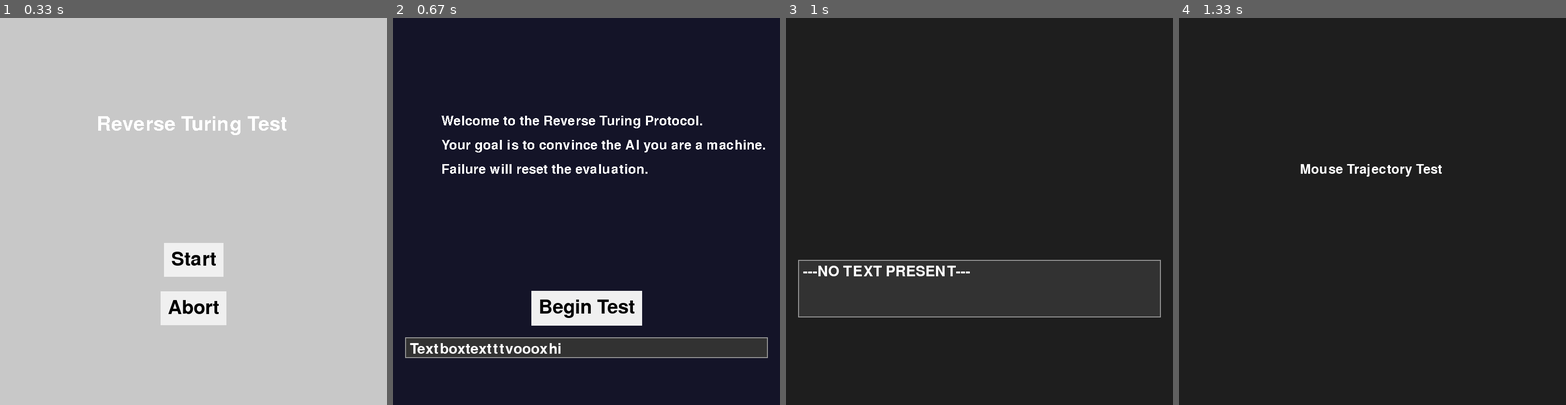
Above: before the commit, frames 1-4 (left to right).
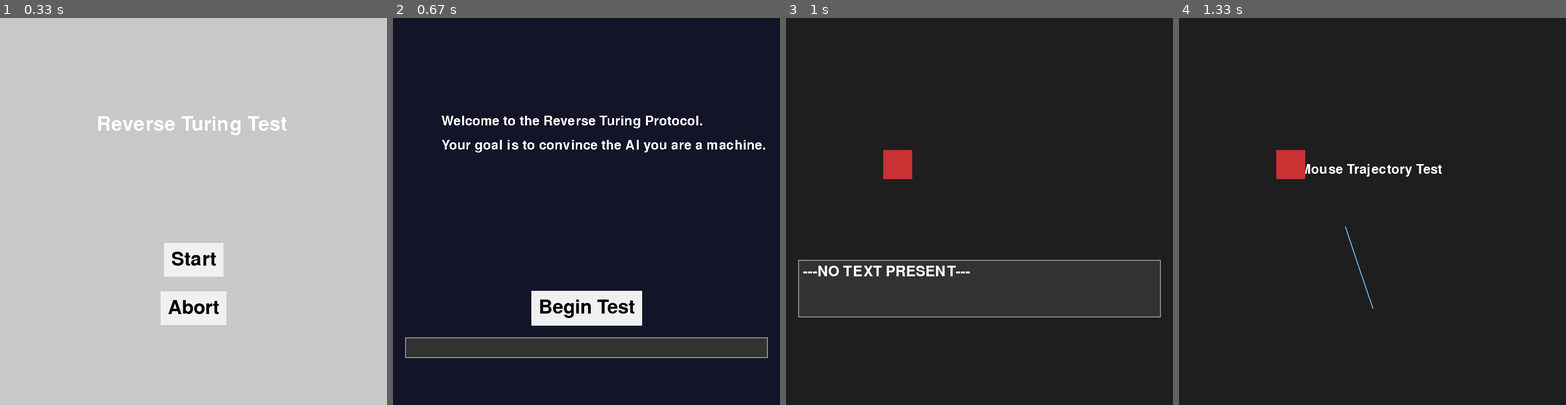
Above: after the commit, the same moments.

Repository: RachelBlack003/Drury-Hackathon-2026
Game: pygame game, started from reverse_turing/main.py
Two runs of this game, one before a commit and one after it. Both use one fixed random seed, a clock stepped at 60 frames per second and the inputs below.
Inputs (mouse positions are in pixels of both pictures, inside the frame that each line leads up to):
- Up to frame 1 (0.33 s): no input
- Up to frame 2 (0.67 s): press the mouse at (586, 257) at 0.37 s; move the mouse to (524, 281) at 0.47 s; release the mouse at (466, 304) at 0.6 s
- Up to frame 3 (1 s): press the mouse at (979, 308) at 0.7 s; move the mouse to (909, 315) at 0.8 s; release the mouse at (844, 323) at 0.93 s
- Up to frame 4 (1.33 s): press the mouse at (1372, 308) at 1.03 s; move the mouse to (1357, 265) at 1.13 s; release the mouse at (1345, 226) at 1.27 s

Frame 1 is identical in both runs. In frame 2, 1.0% of the frame differs, in the area x 4-66%, y 37-87%; in frame 3, 0.6%; in frame 4, 0.6%.

Commit message:
fixed small bugs

Diff:
--- a/reverse_turing/button.py
+++ b/reverse_turing/button.py
@@ -1,6 +1,5 @@
 import pygame
 from pygame.surface import Surface
-from color import Color
 
 class Button:
     def __init__(self, screen, text, x, y, size, padding=10, font_color = (0,0,0), bg_color = (240,240,240)):
--- a/reverse_turing/captcha_button.py
+++ b/reverse_turing/captcha_button.py
@@ -1,6 +1,5 @@
 import pygame
 from pygame.surface import Surface
-from color import Color
 
 class Captcha_button:
     def __init__(self, screen, img, x, y, width, height):
--- a/reverse_turing/color.py
+++ /dev/null
@@ -1,7 +0,0 @@
-from enum import Enum
-
-class Color(Enum):
-
-    WHITE = 0xFFF
-    BLACK = 0x000
-    GRAY = 0x969696
--- a/reverse_turing/game.py
+++ b/reverse_turing/game.py
@@ -1,5 +1,4 @@
 import pygame
-from ui import UI
 
 from typing import Optional
 from state_manager.screen import Screen
@@ -15,6 +14,8 @@
 
         self.clock = pygame.time.Clock()
         self.running = True
+
+        self.results = []
 
         self.current_screen: Optional[Screen] = None
 
--- a/reverse_turing/input_textbox.py
+++ b/reverse_turing/input_textbox.py
@@ -16,6 +16,7 @@
         self.line_height = self.font.get_linesize()
 
         # This rect defines the physical box on the screen
+
         self.textbox_rect = pygame.Rect(self.x, self.y, self.width, self.line_height + self.padding)
         self.update_text()
 
--- a/reverse_turing/moving_button.py
+++ b/reverse_turing/moving_button.py
@@ -1,6 +1,5 @@
 import pygame
 from pygame.surface import Surface
-from color import Color
 from random import randrange
 
 class Button:
--- a/reverse_turing/questions/impossible_captcha.py
+++ b/reverse_turing/questions/impossible_captcha.py
@@ -1,4 +1,5 @@
 import pygame
+from pathlib import Path
 from textbox import Textbox
 from text_handler import Question_Text_handler
 from captcha_button import Captcha_button
@@ -17,9 +18,11 @@
             text=self.Text_handler.get_text()
         )
 
+        image_path = Path(__file__).resolve().parent.parent / "assets" / "ManWaving.jpg"
+
         self.captcha_one = Captcha_button(
             screen = self.screen,
-            img = "reverse_turing/assets/ManWaving.jpg",
+            img = str(image_path),
             x = 200,
             y = 200,
             width = 200,
@@ -29,7 +32,7 @@
     def handle_event(self, event):
         if event.type == pygame.MOUSEBUTTONDOWN and self.Text_handler.is_active():
             if self.Text_handler.is_active():
-                text, _continue = self.Text_handler.next()
+                text, _continue = self.Text_handler.next() # type: ignore
                 if _continue:
                     self.Textbox.update_text(text)
         if event.type == pygame.KEYDOWN:
--- a/reverse_turing/questions/mouse_trajectory.py
+++ b/reverse_turing/questions/mouse_trajectory.py
@@ -1,4 +1,9 @@
+from typing import Tuple
+
 import pygame
+import random
+import math
+
 from text_handler import Question_Text_handler
 from textbox import Textbox
 
@@ -11,6 +16,26 @@
 
         self.font = pygame.font.SysFont(None, 40)
 
+        #random box
+        self.rect_size = 60
+        self.rect_x = random.randint(100, 700)
+        self.rect_y = random.randint(100, 500)
+        self.rect = pygame.Rect(
+            self.rect_x,
+            self.rect_y,
+            self.rect_size,
+            self.rect_size
+        )
+
+        self.mouse_pos = []
+        self.started = False
+        self.start_pos: Tuple[int, int] | None= None
+        self.collected_score = False
+        self.direction_errors = []
+
+        self.finish_timer = 0
+
+
         self.Text_handler = Question_Text_handler("preference")
 
         self.Textbox = Textbox(
@@ -19,23 +44,98 @@
         )
 
     def handle_event(self, event):
-        if event.type == pygame.MOUSEBUTTONDOWN and self.Text_handler.is_active():
-            if self.Text_handler.is_active():
-                text, _continue = self.Text_handler.next()
+
+        #Text Handling
+        if self.Text_handler.is_active():
+            if event.type == pygame.MOUSEBUTTONDOWN:
+                text, _continue = self.Text_handler.next() #type: ignore
                 if _continue:
                     self.Textbox.update_text(text)
-        if event.type == pygame.KEYDOWN:
-            if event.key == pygame.K_SPACE: # might change to button
+            return
+
+        #Trajectory Test
+        if event.type == pygame.MOUSEBUTTONDOWN:
+            if self.rect.collidepoint(event.pos):
                 self.done = True
-                self.is_done()
 
-        #drag mouse methods and logic stuff here
 
     def update(self, fr):
-        pass
+
+        if self.Text_handler.is_active():
+            return
+
+        current_pos = pygame.mouse.get_pos()
+
+        if not self.done:
+
+            if len(self.mouse_pos) == 0:
+                self.mouse_pos.append(current_pos)
+                return
+
+            prev_pos = self.mouse_pos[-1]
+
+            movement = (
+                current_pos[0] - prev_pos[0],
+                current_pos[1] - prev_pos[1]
+            )
+
+            # Only compute if actual movement happened
+            if movement != (0, 0):
+
+                # Ideal direction toward box
+                target = self.rect.center
+                ideal_vec = (
+                    target[0] - prev_pos[0],
+                    target[1] - prev_pos[1]
+                )
+
+                # Normalize both
+                movement_mag = math.hypot(*movement)
+                ideal_mag = math.hypot(*ideal_vec)
+
+                if movement_mag > 0 and ideal_mag > 0:
+                    movement_unit = (
+                        movement[0] / movement_mag,
+                        movement[1] / movement_mag
+                    )
+
+                    ideal_unit = (
+                        ideal_vec[0] / ideal_mag,
+                        ideal_vec[1] / ideal_mag
+                    )
+
+                    # Dot product gives cos(theta)
+                    dot = movement_unit[0] * ideal_unit[0] + movement_unit[1] * ideal_unit[1]
+
+                    # Clamp for safety
+                    dot = max(-1, min(1, dot))
+
+                    angle_error = math.acos(dot)  # radians
+
+                    self.direction_errors.append(angle_error)
+
+            self.mouse_pos.append(current_pos)
+
+        if self.done and not self.collected_score:
+            self.collected_score = True
+            self.calculate_loss()
+
 
     def draw(self, screen):
         self._render_title(screen)
+
+        pygame.draw.rect(screen, (200, 50, 50), self.rect)
+
+        # Draw trajectory
+        if len(self.mouse_pos) > 1:
+            pygame.draw.lines(
+                screen,
+                (100, 200, 255),
+                False,
+                self.mouse_pos,
+                2
+            )
+
 
     def _render_title(self, screen):
         if self.Text_handler.is_active():
@@ -46,3 +146,29 @@
 
     def is_done(self):
         return self.done
+
+    def calculate_loss(self):
+
+        if len(self.direction_errors) == 0:
+            return
+
+        mse = sum(e**2 for e in self.direction_errors) / len(self.direction_errors)
+        rmse = math.sqrt(mse)
+
+        print("Directional RMSE (radians):", rmse)
+
+        score = self.get_score(rmse)
+
+
+        self.controller.game.results.append(score)
+
+
+    def get_score(self, rmse):
+        score = 0
+
+        if rmse > 0.2: #you human
+            score = 0
+        if rmse < 0.2: #ai
+            score += 20
+
+        return score
--- a/reverse_turing/questions/reaction.py
+++ b/reverse_turing/questions/reaction.py
@@ -16,7 +16,7 @@
         self.button = Button(
             screen = self.screen,
             text = "Click here",
-            x=randrange(50,750),
+            x= randrange(50,750),
             y = randrange(40,500),
             size = 30,
             padding=15,
@@ -38,12 +38,12 @@
                 self.is_done()
         if event.type == pygame.MOUSEBUTTONDOWN and self.Text_handler.is_active():
             if self.Text_handler.is_active():
-                text, _continue = self.Text_handler.next()
+                text, _continue = self.Text_handler.next() #type: ignore
                 if _continue:
                     self.Textbox.update_text(text)
         elif event.type == pygame.MOUSEBUTTONDOWN:
             if self.button.is_selected(event.pos):
-                self.button.x=randrange(50,750),
+                self.button.x = randrange(50,750),
                 self.button.y = randrange(40,500),
 
 
--- a/reverse_turing/state_manager/final_state.py
+++ b/reverse_turing/state_manager/final_state.py
@@ -1,4 +1,5 @@
 from state_manager.screen import Screen
+from game import Game
 import pygame
 
 class FinalEvaluation(Screen):
@@ -8,13 +9,26 @@
         self.font = pygame.font.SysFont(None, 50)
         self.small_font = pygame.font.SysFont(None, 36)
 
-        # Example evaluation logic
-        self.result_text = self.evaluate_player() #TODO
+        self.result_text = self.evaluate_player()
 
     def evaluate_player(self):
-        # Placeholder logic
-        # TODO: compute from stored score
-        return "Evaluation Complete: HUMAN DETECTED"
+
+        #TODO: Put the text in the correct spot
+
+        result_score = sum(self.game.results)
+
+        if result_score == 20:
+
+            return "Some Text"
+        elif result_score == 40:
+            return "Some Text"
+        elif result_score == 60:
+            return "Some Text"
+        elif result_score == 80:
+            return "Some Text"
+        elif result_score == 100:
+            return "Some Text"
+
 
     def handle_event(self, event):
         if event.type == pygame.KEYDOWN:
--- a/reverse_turing/state_manager/intro_screen.py
+++ b/reverse_turing/state_manager/intro_screen.py
@@ -19,7 +19,7 @@
         )
         self.begin_textbox = Input_textbox(
             screen = self.game.screen,
-            text = "Textboxtextttvoooxhi"
+            text = ""
         )
 
 
@@ -40,7 +40,6 @@
         lines = [ # Hunter you might change this
             "Welcome to the Reverse Turing Protocol.",
             "Your goal is to convince the AI you are a machine.",
-            "Failure will reset the evaluation."
         ]
 
         for (i, line) in enumerate(lines):
--- a/reverse_turing/ui.py
+++ /dev/null
@@ -1,13 +0,0 @@
-
-import pygame
-from pygame.surface import Surface
-from pygame.event import Event
-
-
-
-class UI:
-    def __init__(self, screen: Surface):
-        self.screen: Surface = screen
-
-    def handle_input(self, event: Event):
-        pass
Binary file added: reverse_turing/assets/ManWaving.jpg
